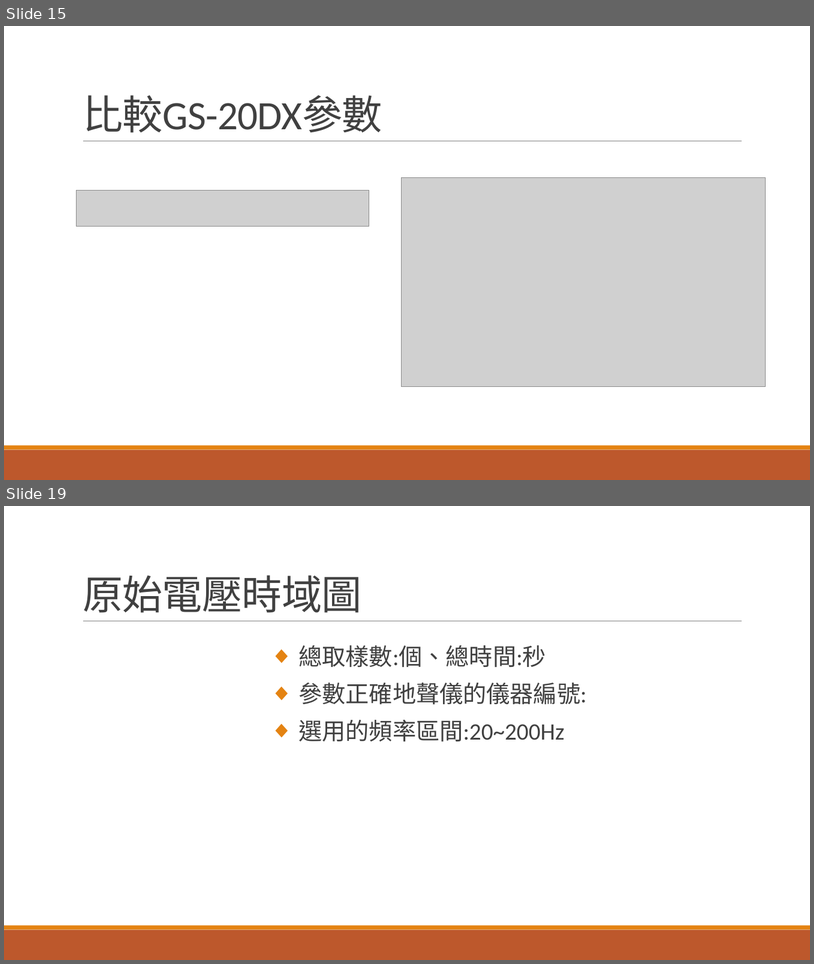
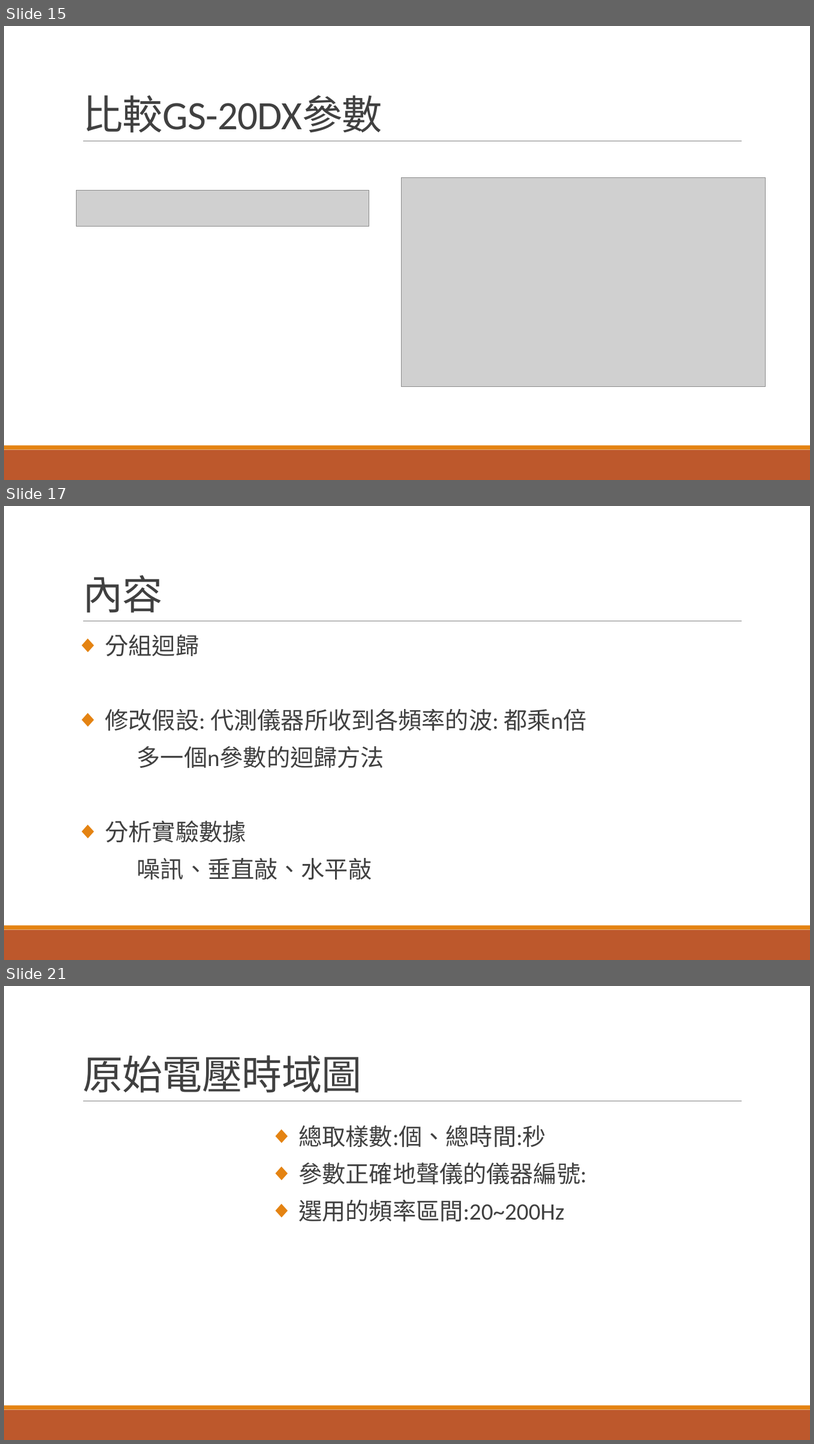
Before and after one commit to r889165/BackUpThesis, a slide deck: Geophone_Calibration/地聲儀求參數.pptx. Shown one above the other, each under a label of ours: slides 15 and 19 before the commit, slides 15, 17 and 21 after it; the slides between them are not shown. The pictures are 814x964 and 814x1444 pixels, drawn with LibreOffice and Linux fonts; fonts in the diff are those of the drawing; grey boxes stand for pictures. Boxes give left, top, right and bottom in pixels: in the first picture for what was removed or moved away, otherwise in the second. Text is boxed around its words. In the diff, an @@ line names an element or a change of style, - is before the commit and + after.

```diff
--- a/Geophone_Calibration/地聲儀求參數.pptx
+++ b/Geophone_Calibration/地聲儀求參數.pptx
@@ slide 17 added at (4,506,810,960), background #FFFFFF; not listed: 3 template elements that a slide beside it also shows @@
@@ title added at (83,575,163,613), 48 pt, text #404040 @@
+內容
@@ text added at (105,634,587,879), 28 pt, text #404040 @@
+◆ 分組迴歸
+◆ 修改假設: 代測儀器所收到各頻率的波: 都乘n倍
+多一個n參數的迴歸方法
+◆ 分析實驗數據
+噪訊、垂直敲、水平敲
@@ what was slide 19 is now slide 21 @@
```
Also in this commit, not shown: 1 slide changed, 4 other slides added, 3 slides removed, 12 other files.
